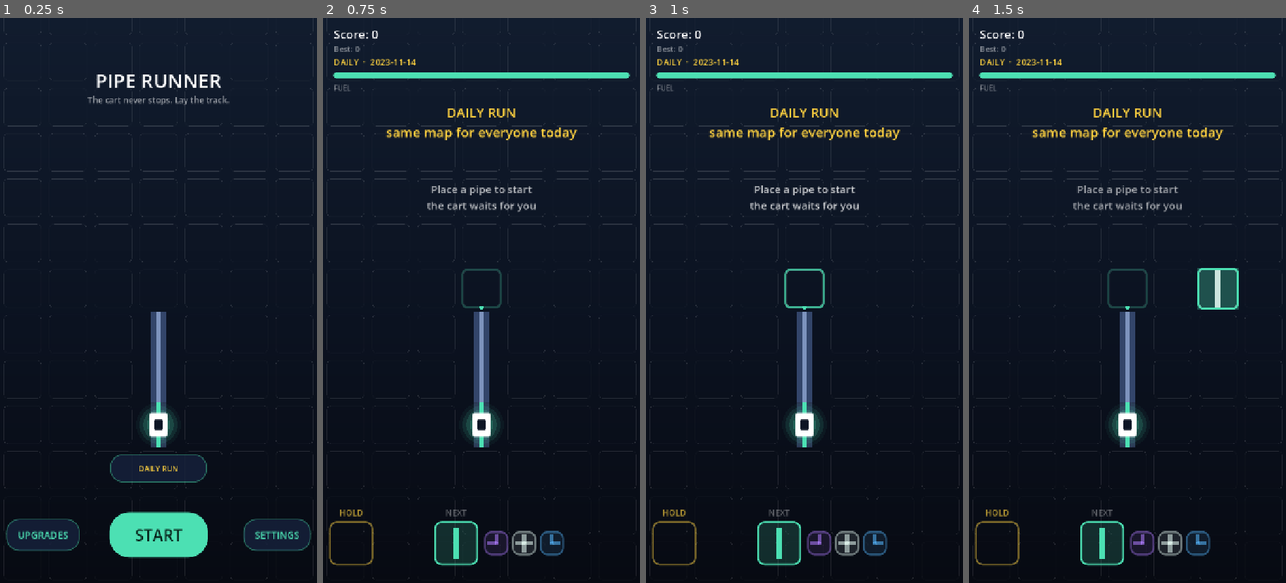
Above: before the commit, frames 1-4 (left to right).
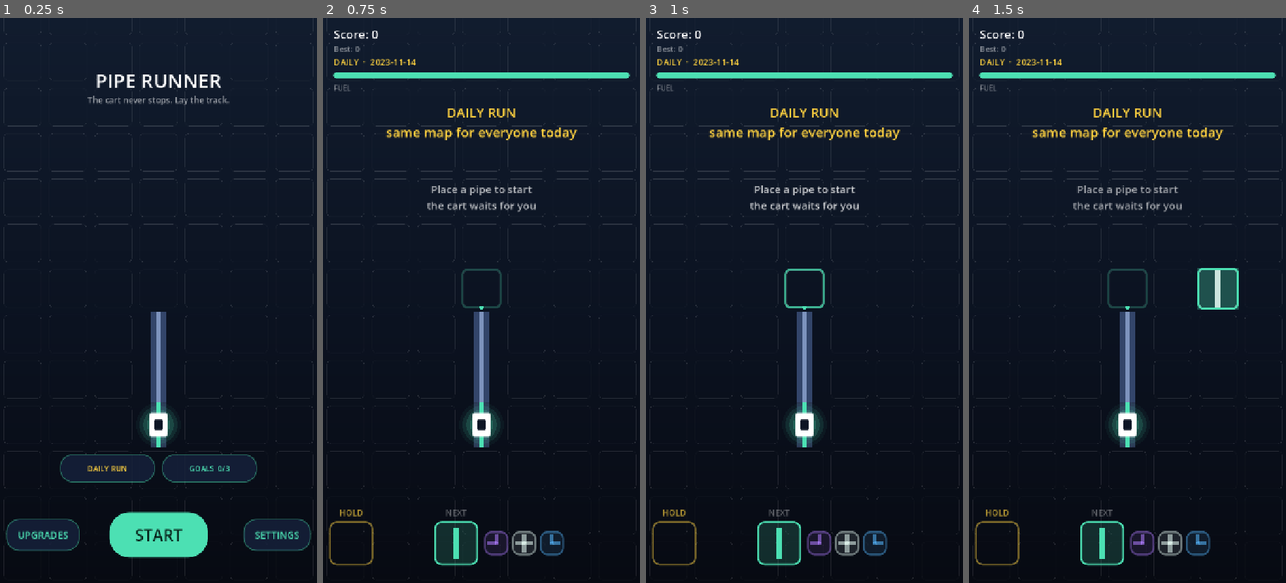
Above: after the commit, the same moments.

Repository: aznoran/piperunner
Game: Godot game, scene res://scenes/Main.tscn
Same seed, same stepped clock (60 frames per second), same inputs: the game is played once before the commit and once after it.
Inputs (mouse positions are in pixels of both pictures, inside the frame that each line leads up to):
- Up to frame 1 (0.25 s): no input
- Up to frame 2 (0.75 s): click "DAILY RUN" at 0.5 s
- Up to frame 3 (1 s): no input
- Up to frame 4 (1.5 s): tap Enter at 1.25 s; move the mouse to (1197, 272) at 1.27 s; click (1197, 272) at 1.42 s

The runs differ from the first frame. In frame 1, 2.0% of the frame differs, in the area x 18-82%, y 77-83%; in frame 2, nothing differs; in frame 3, nothing differs; in frame 4, nothing differs.

Commit message:
Add the day's three goals
Spec section 11, P2. Rolled from a date-seeded stream, so the set holds for
the whole day and is the same for everyone, matching the daily run. Rewards
are crystals, paid into the wallet the upgrade shop spends from.

Goals are .tres files: a metric, candidate targets and a payout. The ones
phrased "in one run" set single_run and keep the best single attempt rather
than summing across the day — otherwise "survive 60 cells in one run" would
be satisfied by six unrelated ten-cell runs.

Two metrics had to be added: pipes dumped behind the cart, which nothing was
counting, and the longest chain in a run.

126 rule checks, up from 94.

Co-Authored-By: Claude Opus 5 (1M context) <noreply@anthropic.com>
Claude-Session: https://claude.ai/code/session_01CFYbRtdtb1UhkaJakFte7B

Diff:
--- /dev/null
+++ b/resources/quest.gd
@@ -0,0 +1,24 @@
+## One rotating goal. Spec section 11, P2.
+##
+## A quest is a metric, a target and a payout. Which metric it watches decides
+## how it is scored: most accumulate across the day's runs, while the ones
+## phrased "in one run" keep the best single attempt instead.
+class_name Quest
+extends Resource
+
+@export var id: StringName = &""
+## Printf template with one %d for the target, e.g. "Collect %d crystals".
+@export var description: String = ""
+## Which run statistic this watches: crystals, cells, dumped, score, combo.
+@export var metric: StringName = &""
+## Candidate targets. The day's roll picks one, so the same quest is not
+## identical every time it comes up.
+@export var targets: PackedInt32Array = PackedInt32Array()
+## Crystals paid on completion.
+@export var reward: int = 40
+## True for "in one run" goals: progress is the best single run, not the sum.
+@export var single_run: bool = false
+
+
+func text(target: int) -> String:
+	return description % target
--- /dev/null
+++ b/resources/quests/chain.tres
@@ -0,0 +1,12 @@
+[gd_resource type="Resource" script_class="Quest" load_steps=2 format=3]
+
+[ext_resource type="Script" path="res://resources/quest.gd" id="1"]
+
+[resource]
+script = ExtResource("1")
+id = &"chain"
+description = "Chain %d crystals in one run"
+metric = &"combo"
+targets = PackedInt32Array(4, 5, 6)
+reward = 50
+single_run = true
--- /dev/null
+++ b/resources/quests/distance.tres
@@ -0,0 +1,12 @@
+[gd_resource type="Resource" script_class="Quest" load_steps=2 format=3]
+
+[ext_resource type="Script" path="res://resources/quest.gd" id="1"]
+
+[resource]
+script = ExtResource("1")
+id = &"distance"
+description = "Travel %d cells"
+metric = &"cells"
+targets = PackedInt32Array(80, 120, 200)
+reward = 35
+single_run = false
--- /dev/null
+++ b/resources/quests/gather.tres
@@ -0,0 +1,12 @@
+[gd_resource type="Resource" script_class="Quest" load_steps=2 format=3]
+
+[ext_resource type="Script" path="res://resources/quest.gd" id="1"]
+
+[resource]
+script = ExtResource("1")
+id = &"gather"
+description = "Collect %d crystals"
+metric = &"crystals"
+targets = PackedInt32Array(15, 20, 30)
+reward = 40
+single_run = false
--- /dev/null
+++ b/resources/quests/litter.tres
@@ -0,0 +1,12 @@
+[gd_resource type="Resource" script_class="Quest" load_steps=2 format=3]
+
+[ext_resource type="Script" path="res://resources/quest.gd" id="1"]
+
+[resource]
+script = ExtResource("1")
+id = &"litter"
+description = "Dump %d pipes behind the cart"
+metric = &"dumped"
+targets = PackedInt32Array(20, 30, 45)
+reward = 45
+single_run = false
--- /dev/null
+++ b/resources/quests/points.tres
@@ -0,0 +1,12 @@
+[gd_resource type="Resource" script_class="Quest" load_steps=2 format=3]
+
+[ext_resource type="Script" path="res://resources/quest.gd" id="1"]
+
+[resource]
+script = ExtResource("1")
+id = &"points"
+description = "Score %d points"
+metric = &"score"
+targets = PackedInt32Array(60, 100, 150)
+reward = 40
+single_run = false
--- /dev/null
+++ b/resources/quests/survive.tres
@@ -0,0 +1,12 @@
+[gd_resource type="Resource" script_class="Quest" load_steps=2 format=3]
+
+[ext_resource type="Script" path="res://resources/quest.gd" id="1"]
+
+[resource]
+script = ExtResource("1")
+id = &"survive"
+description = "Survive %d cells in one run"
+metric = &"cells"
+targets = PackedInt32Array(40, 60, 80)
+reward = 55
+single_run = true
--- a/scenes/MainMenu.tscn
+++ b/scenes/MainMenu.tscn
@@ -109,9 +109,9 @@
 anchors_preset = 5
 anchor_left = 0.5
 anchor_right = 0.5
-offset_left = -110.0
+offset_left = -224.0
 offset_top = -74.0
-offset_right = 110.0
+offset_right = -8.0
 offset_bottom = -22.0
 grow_horizontal = 2
 theme_override_colors/font_color = Color(1, 0.823529, 0.247059, 1)
@@ -120,6 +120,24 @@
 theme_override_styles/hover = SubResource("Ghost_normal")
 theme_override_styles/pressed = SubResource("Ghost_normal")
 text = "DAILY"
+
+[node name="QuestsButton" type="Button" parent="Bar"]
+unique_name_in_owner = true
+layout_mode = 1
+anchors_preset = 5
+anchor_left = 0.5
+anchor_right = 0.5
+offset_left = 8.0
+offset_top = -74.0
+offset_right = 224.0
+offset_bottom = -22.0
+grow_horizontal = 2
+theme_override_colors/font_color = Color(0.298039, 0.878431, 0.701961, 1)
+theme_override_font_sizes/font_size = 17
+theme_override_styles/normal = SubResource("Ghost_normal")
+theme_override_styles/hover = SubResource("Ghost_normal")
+theme_override_styles/pressed = SubResource("Ghost_normal")
+text = "GOALS"
 
 [node name="StartButton" type="Button" parent="Bar"]
 unique_name_in_owner = true
@@ -324,3 +342,46 @@
 theme_override_styles/hover = SubResource("Ghost_normal")
 theme_override_styles/pressed = SubResource("Ghost_normal")
 text = "Close"
+
+[node name="QuestsPanel" type="CenterContainer" parent="."]
+unique_name_in_owner = true
+anchors_preset = 15
+anchor_right = 1.0
+anchor_bottom = 1.0
+grow_horizontal = 2
+grow_vertical = 2
+
+[node name="Box" type="PanelContainer" parent="QuestsPanel"]
+custom_minimum_size = Vector2(420, 0)
+layout_mode = 2
+theme_override_styles/panel = SubResource("Panel_box")
+
+[node name="Column" type="VBoxContainer" parent="QuestsPanel/Box"]
+layout_mode = 2
+theme_override_constants/separation = 14
+
+[node name="Heading" type="Label" parent="QuestsPanel/Box/Column"]
+layout_mode = 2
+theme_override_font_sizes/font_size = 24
+text = "Today's goals"
+
+[node name="Subheading" type="Label" parent="QuestsPanel/Box/Column"]
+modulate = Color(1, 1, 1, 0.6)
+layout_mode = 2
+theme_override_font_sizes/font_size = 15
+text = "New set every day at midnight."
+
+[node name="QuestRows" type="VBoxContainer" parent="QuestsPanel/Box/Column"]
+unique_name_in_owner = true
+layout_mode = 2
+theme_override_constants/separation = 12
+
+[node name="CloseQuests" type="Button" parent="QuestsPanel/Box/Column"]
+unique_name_in_owner = true
+layout_mode = 2
+theme_override_colors/font_color = Color(0.298039, 0.878431, 0.701961, 1)
+theme_override_font_sizes/font_size = 17
+theme_override_styles/normal = SubResource("Ghost_normal")
+theme_override_styles/hover = SubResource("Ghost_normal")
+theme_override_styles/pressed = SubResource("Ghost_normal")
+text = "Close"
--- a/scripts/game_state.gd
+++ b/scripts/game_state.gd
@@ -18,6 +18,10 @@
 ## Date string of the last daily challenge played, and the score on it.
 var daily_date: String = ""
 var daily_best: int = 0
+## Date the current quest set was rolled for, and the set itself: one entry per
+## quest with id, target, progress and whether the reward has been taken.
+var quest_date: String = ""
+var quests: Array = []
 
 ## Purchased upgrades, keyed by id. Empty until the meta layer lands.
 var upgrades: Dictionary = {}
@@ -38,6 +42,8 @@
 	upgrades = config.get_value("progress", "upgrades", {})
 	daily_date = config.get_value("progress", "daily_date", "")
 	daily_best = config.get_value("progress", "daily_best", 0)
+	quest_date = config.get_value("progress", "quest_date", "")
+	quests = config.get_value("progress", "quests", [])
 	haptics_enabled = config.get_value("settings", "haptics", true)
 
 
@@ -50,6 +56,8 @@
 	config.set_value("progress", "upgrades", upgrades)
 	config.set_value("progress", "daily_date", daily_date)
 	config.set_value("progress", "daily_best", daily_best)
+	config.set_value("progress", "quest_date", quest_date)
+	config.set_value("progress", "quests", quests)
 	config.set_value("settings", "haptics", haptics_enabled)
 	config.save(SAVE_PATH)
 
--- a/scripts/main.gd
+++ b/scripts/main.gd
@@ -43,6 +43,11 @@
 var combo: int = 0
 var cells_run: int = 0
 var crystals_collected: int = 0
+## Longest chain this run, for the quest that asks for one.
+var best_combo: int = 0
+## Pipes dropped in a row below the cart — the litter play from spec 08, and
+## the only quest metric nothing was counting yet.
+var pipes_dumped: int = 0
 var fuel: float = 0.0
 var speed: float = 0.0
 ## The cart waits for the player's first pipe. Spec section 02.
@@ -196,6 +201,8 @@
 	combo = 0
 	cells_run = 0
 	crystals_collected = 0
+	best_combo = 0
+	pipes_dumped = 0
 	fuel = balance.fuel_max
 	speed = balance.start_speed
 	started = false
@@ -371,6 +378,9 @@
 	if _board.place(cell, _queue.current()) == Board.Placement.REJECTED:
 		return
 
+	if cell.y < _cart.row:
+		pipes_dumped += 1
+
 	_queue.consume()
 	_queue_bar.set_contents(_queue.upcoming, _queue.held)
 	started = true
@@ -395,6 +405,7 @@
 
 	for spot in _pull_crystals(cell):
 		combo += 1
+		best_combo = maxi(best_combo, combo)
 		crystals_collected += 1
 		fuel = minf(balance.fuel_max, fuel + balance.fuel_crystal + minf(
 			combo * balance.fuel_combo_bonus, balance.fuel_combo_bonus_cap))
@@ -474,6 +485,13 @@
 	_fx.burst(_cart.position, Skins.current().danger, 28, _cell_size * 8.0)
 	GameState.vibrate(balance.haptics_crystal_ms)
 	GameState.bank_crystals(crystals_collected)
+	Quests.report(GameState, {
+		"crystals": crystals_collected,
+		"cells": cells_run,
+		"dumped": pipes_dumped,
+		"score": score,
+		"combo": best_combo,
+	})
 
 	_death_reason = ("%s  ·  daily" % reason) if daily_mode else reason
 	_death_was_record = GameState.submit_score(score, _route, _board.max_row)
--- a/scripts/main_menu.gd
+++ b/scripts/main_menu.gd
@@ -15,6 +15,8 @@
 @onready var _how_panel: Control = %HowPanel
 @onready var _settings_panel: Control = %SettingsPanel
 @onready var _upgrades_panel: Control = %UpgradesPanel
+@onready var _quests_panel: Control = %QuestsPanel
+@onready var _quest_rows: VBoxContainer = %QuestRows
 @onready var _shop_rows: VBoxContainer = %ShopRows
 @onready var _wallet: Label = %Wallet
 @onready var _best_label: Label = %BestLabel
@@ -29,6 +31,8 @@
 	%DailyButton.pressed.connect(func() -> void: daily_pressed.emit())
 	%UpgradesButton.pressed.connect(_toggle.bind(_upgrades_panel))
 	%SettingsButton.pressed.connect(_toggle.bind(_settings_panel))
+	%QuestsButton.pressed.connect(_toggle.bind(_quests_panel))
+	%CloseQuests.pressed.connect(_close_panels)
 	%HowToButton.pressed.connect(_toggle.bind(_how_panel))
 	%CloseHow.pressed.connect(_close_panels)
 	%CloseSettings.pressed.connect(_close_panels)
@@ -75,6 +79,7 @@
 	_how_panel.visible = false
 	_settings_panel.visible = false
 	_upgrades_panel.visible = false
+	_quests_panel.visible = false
 
 
 func _refresh() -> void:
@@ -83,6 +88,7 @@
 	_best_label.text = "Best run: %d" % GameState.best
 	_haptics_toggle.set_pressed_no_signal(GameState.haptics_enabled)
 	_refresh_shop()
+	_build_quests()
 
 
 # --- shop ---------------------------------------------------------------
@@ -178,6 +184,90 @@
 	_refresh_shop()
 
 
+# --- daily goals --------------------------------------------------------
+
+## One row per goal: what it asks for, how far along it is, and the payout.
+## Rebuilt rather than patched, since the set changes at midnight and rows are
+## cheap at three of them.
+func _build_quests() -> void:
+	Quests.ensure_today(GameState)
+
+	var tally := Quests.tally(GameState)
+	%QuestsButton.text = "GOALS  %d/%d" % [tally.x, tally.y]
+	# Nudge the player when something is sitting there unclaimed.
+	%QuestsButton.modulate = (Color(1.0, 0.92, 0.55)
+		if Quests.has_claimable(GameState) else Color.WHITE)
+
+	for child in _quest_rows.get_children():
+		child.queue_free()
+
+	for entry: Dictionary in GameState.quests:
+		var quest := Quests.find(StringName(entry["id"]))
+		if quest == null:
+			continue
+		var target: int = int(entry["target"])
+		var progress: int = mini(int(entry["progress"]), target)
+		var done: bool = Quests.is_complete(entry)
+		var claimed: bool = entry["claimed"]
+
+		var row := HBoxContainer.new()
+		row.add_theme_constant_override("separation", 12)
+
+		var text := VBoxContainer.new()
+		text.size_flags_horizontal = Control.SIZE_EXPAND_FILL
+		text.add_theme_constant_override("separation", 3)
+
+		var title := Label.new()
+		title.add_theme_font_size_override("font_size", 18)
+		title.autowrap_mode = TextServer.AUTOWRAP_WORD_SMART
+		title.custom_minimum_size = Vector2(250, 0)
+		title.text = quest.text(target)
+		if claimed:
+			title.modulate.a = 0.45
+		text.add_child(title)
+
+		var bar := ProgressBar.new()
+		bar.max_value = target
+		bar.value = progress
+		bar.show_percentage = false
+		bar.custom_minimum_size = Vector2(250, 10)
+		text.add_child(bar)
+
+		var count := Label.new()
+		count.add_theme_font_size_override("font_size", 14)
+		count.modulate.a = 0.6
+		count.text = "%d / %d" % [progress, target]
+		text.add_child(count)
+
+		row.add_child(text)
+
+		var claim := Button.new()
+		claim.add_theme_font_size_override("font_size", 16)
+		claim.add_theme_stylebox_override("normal", _buy_style())
+		claim.add_theme_stylebox_override("hover", _buy_style())
+		claim.add_theme_stylebox_override("pressed", _buy_style())
+		claim.custom_minimum_size = Vector2(92, 0)
+		if claimed:
+			claim.text = "DONE"
+			claim.disabled = true
+		elif done:
+			claim.text = "+%d" % quest.reward
+			claim.pressed.connect(_claim.bind(String(entry["id"])))
+		else:
+			claim.text = "+%d" % quest.reward
+			claim.disabled = true
+		claim.modulate.a = 1.0 if not claim.disabled else 0.4
+		row.add_child(claim)
+
+		_quest_rows.add_child(row)
+
+
+func _claim(id: String) -> void:
+	if Quests.claim(GameState, id) > 0:
+		GameState.vibrate(30)
+	_refresh()
+
+
 # --- settings -----------------------------------------------------------
 
 func _set_haptics(enabled: bool) -> void:
@@ -189,6 +279,8 @@
 	GameState.best = 0
 	GameState.crystals = 0
 	GameState.upgrades.clear()
+	GameState.quests.clear()
+	GameState.quest_date = ""
 	GameState.save_game()
 	GameState.best_changed.emit(0)
 	_refresh()
--- /dev/null
+++ b/scripts/quests.gd
@@ -0,0 +1,131 @@
+## The day's three goals: rolling them, tracking them, paying them out.
+## Spec section 11, P2.
+##
+## The roll is seeded from the date, so the set is stable for the whole day no
+## matter how many times the menu is opened — and identical for every player,
+## same as the daily run.
+class_name Quests
+extends RefCounted
+
+const CATALOGUE_PATHS := [
+	"res://resources/quests/gather.tres",
+	"res://resources/quests/distance.tres",
+	"res://resources/quests/litter.tres",
+	"res://resources/quests/points.tres",
+	"res://resources/quests/chain.tres",
+	"res://resources/quests/survive.tres",
+]
+
+## How many are active at once.
+const DAILY_COUNT := 3
+
+static var _catalogue: Array[Quest] = []
+
+
+static func catalogue() -> Array[Quest]:
+	if _catalogue.is_empty():
+		for path: String in CATALOGUE_PATHS:
+			var quest: Quest = load(path)
+			if quest != null:
+				_catalogue.append(quest)
+	return _catalogue
+
+
+static func find(id: StringName) -> Quest:
+	for quest in catalogue():
+		if quest.id == id:
+			return quest
+	return null
+
+
+## Rolls a fresh set if the day has turned over. Safe to call any time.
+static func ensure_today(state: Node) -> void:
+	var today: String = state.today()
+	if state.quest_date == today and not state.quests.is_empty():
+		return
+	state.quest_date = today
+	state.quests = _roll(today)
+	state.save_game()
+
+
+## Three distinct quests with one target each, drawn from a date-seeded stream.
+static func _roll(date: String) -> Array:
+	var rng := RandomNumberGenerator.new()
+	rng.seed = ("piperunner-quests-" + date).hash()
+
+	var pool := catalogue().duplicate()
+	var picked: Array = []
+	for i in mini(DAILY_COUNT, pool.size()):
+		var quest: Quest = pool.pop_at(rng.randi_range(0, pool.size() - 1))
+		var target: int = quest.targets[rng.randi_range(0, quest.targets.size() - 1)]
+		picked.append({
+			"id": String(quest.id),
+			"target": target,
+			"progress": 0,
+			"claimed": false,
+		})
+	return picked
+
+
+## Folds a finished run into the day's progress. `metrics` maps metric name to
+## the value this run produced. Returns the quests that just became complete.
+static func report(state: Node, metrics: Dictionary) -> Array:
+	ensure_today(state)
+	var newly_done: Array = []
+
+	for entry: Dictionary in state.quests:
+		var quest := find(StringName(entry["id"]))
+		if quest == null or entry["claimed"]:
+			continue
+		var was_done: bool = int(entry["progress"]) >= int(entry["target"])
+		var value: int = int(metrics.get(String(quest.metric), 0))
+
+		if quest.single_run:
+			# "in one run": keep the best attempt rather than the running total.
+			entry["progress"] = maxi(int(entry["progress"]), value)
+		else:
+			entry["progress"] = int(entry["progress"]) + value
+
+		if not was_done and int(entry["progress"]) >= int(entry["target"]):
+			newly_done.append(entry)
+
+	state.save_game()
+	return newly_done
+
+
+static func is_complete(entry: Dictionary) -> bool:
+	return int(entry["progress"]) >= int(entry["target"])
+
+
+## Pays out a finished quest. Returns the crystals granted, or 0 if it was not
+## claimable.
+static func claim(state: Node, id: String) -> int:
+	for entry: Dictionary in state.quests:
+		if entry["id"] != id or entry["claimed"] or not is_complete(entry):
+			continue
+		var quest := find(StringName(id))
+		if quest == null:
+			return 0
+		entry["claimed"] = true
+		state.crystals += quest.reward
+		state.save_game()
+		return quest.reward
+	return 0
+
+
+## How many of today's quests are done, and how many there are.
+static func tally(state: Node) -> Vector2i:
+	ensure_today(state)
+	var done := 0
+	for entry: Dictionary in state.quests:
+		if is_complete(entry):
+			done += 1
+	return Vector2i(done, state.quests.size())
+
+
+## True when something is finished and waiting to be collected.
+static func has_claimable(state: Node) -> bool:
+	for entry: Dictionary in state.quests:
+		if is_complete(entry) and not entry["claimed"]:
+			return true
+	return false
--- a/tests/rules_check.gd
+++ b/tests/rules_check.gd
@@ -46,6 +46,7 @@
 	_check_record_ghost()
 	_check_daily()
 	_check_skin_swap()
+	_check_quests()
 
 	print("--- %d checks, %d failed ---" % [checks, failures])
 	quit(1 if failures > 0 else 0)
@@ -445,6 +446,85 @@
 	_eq(Skins.current(), original, "and swaps back")
 
 
+# --- section 11, P2: rotating goals -------------------------------------
+
+func _check_quests() -> void:
+	var state: Node = root.get_node("GameState")
+	var saved_date: String = state.quest_date
+	var saved_quests: Array = state.quests.duplicate(true)
+	var saved_crystals: int = state.crystals
+
+	state.quest_date = ""
+	state.quests = []
+	Quests.ensure_today(state)
+	_eq(state.quests.size(), Quests.DAILY_COUNT, "a day rolls three goals")
+	_eq(state.quest_date, state.today(), "stamped with today's date")
+
+	var ids: Array = []
+	for entry: Dictionary in state.quests:
+		ids.append(entry["id"])
+		_ok(Quests.find(StringName(entry["id"])) != null, "each goal is a real one")
+		_eq(entry["progress"], 0, "each starts at zero")
+		_ok(not entry["claimed"], "and unclaimed")
+	_eq(ids.size(), ids.duplicate().size(), "no duplicates in the set")
+	var unique := {}
+	for id: String in ids:
+		unique[id] = true
+	_eq(unique.size(), ids.size(), "the three goals are distinct")
+
+	# Same date, same set — the roll must not drift between menu visits.
+	var first_ids := ids.duplicate()
+	Quests.ensure_today(state)
+	var again: Array = []
+	for entry: Dictionary in state.quests:
+		again.append(entry["id"])
+	_eq(again, first_ids, "re-checking the same day keeps the same goals")
+
+	# Progress: accumulating goals sum, "in one run" goals keep the best.
+	state.quests = [
+		{"id": "gather", "target": 20, "progress": 0, "claimed": false},
+		{"id": "chain", "target": 5, "progress": 0, "claimed": false},
+	]
+	Quests.report(state, {"crystals": 8, "combo": 3})
+	_eq(state.quests[0]["progress"], 8, "an accumulating goal adds up")
+	_eq(state.quests[1]["progress"], 3, "a one-run goal takes the run's value")
+
+	Quests.report(state, {"crystals": 7, "combo": 2})
+	_eq(state.quests[0]["progress"], 15, "and keeps adding across runs")
+	_eq(state.quests[1]["progress"], 3, "a weaker run does not lower a one-run goal")
+
+	_ok(not Quests.is_complete(state.quests[0]), "15 of 20 is not complete")
+	_ok(not Quests.has_claimable(state), "nothing to claim yet")
+	_eq(Quests.claim(state, "gather"), 0, "an unfinished goal pays nothing")
+
+	var done := Quests.report(state, {"crystals": 10, "combo": 6})
+	_eq(done.size(), 2, "the run that finishes both reports both")
+	_ok(Quests.is_complete(state.quests[0]), "the goal is complete")
+	_ok(Quests.has_claimable(state), "and waiting to be claimed")
+
+	state.crystals = 0
+	var reward: int = Quests.claim(state, "gather")
+	_ok(reward > 0, "claiming pays out")
+	_eq(state.crystals, reward, "the crystals land in the wallet")
+	_eq(Quests.claim(state, "gather"), 0, "a goal cannot be claimed twice")
+	_eq(state.crystals, reward, "and the wallet does not grow again")
+
+	var finished := Quests.report(state, {"crystals": 50})
+	_eq(finished.size(), 0, "an already finished goal is not reported again")
+
+	# Midnight: a new date rolls a fresh set.
+	state.quest_date = "1999-01-01"
+	Quests.ensure_today(state)
+	_eq(state.quest_date, state.today(), "a new day re-rolls")
+	_eq(state.quests.size(), Quests.DAILY_COUNT, "back to three")
+	_eq(state.quests[0]["progress"], 0, "with progress reset")
+
+	state.quest_date = saved_date
+	state.quests = saved_quests
+	state.crystals = saved_crystals
+	state.save_game()
+
+
 ## --script skips project autoloads, so stand them up by hand.
 func _stand_up_autoloads() -> void:
 	for entry in [["GameState", "res://scripts/game_state.gd"]]:
--- a/tests/screenshot_ui.gd
+++ b/tests/screenshot_ui.gd
@@ -5,8 +5,8 @@
 
 const SHOTS := {
 	30: "menu-shop",
-	70: "menu-settings",
-	110: "menu-howto",
+	70: "menu-goals",
+	110: "menu-settings",
 }
 
 var main: Node
@@ -37,9 +37,18 @@
 		root.get_node("GameState").crystals = 210
 		menu._toggle(menu._upgrades_panel)
 	elif frames == 50:
+		# Part-finished goals, so the panel shows a claimable row, a partial
+		# one and an untouched one rather than three empty bars.
+		var state: Node = root.get_node("GameState")
+		state.quest_date = state.today()
+		state.quests = [
+			{"id": "gather", "target": 20, "progress": 20, "claimed": false},
+			{"id": "litter", "target": 30, "progress": 11, "claimed": false},
+			{"id": "survive", "target": 60, "progress": 0, "claimed": false},
+		]
+		menu._toggle(menu._quests_panel)
+	elif frames == 90:
 		menu._toggle(menu._settings_panel)
-	elif frames == 90:
-		menu._toggle(menu._how_panel)
 
 	if SHOTS.has(frames):
 		pending = SHOTS[frames]
Not shown, added: resources/quest.gd.uid
Not shown, added: scripts/quests.gd.uid
